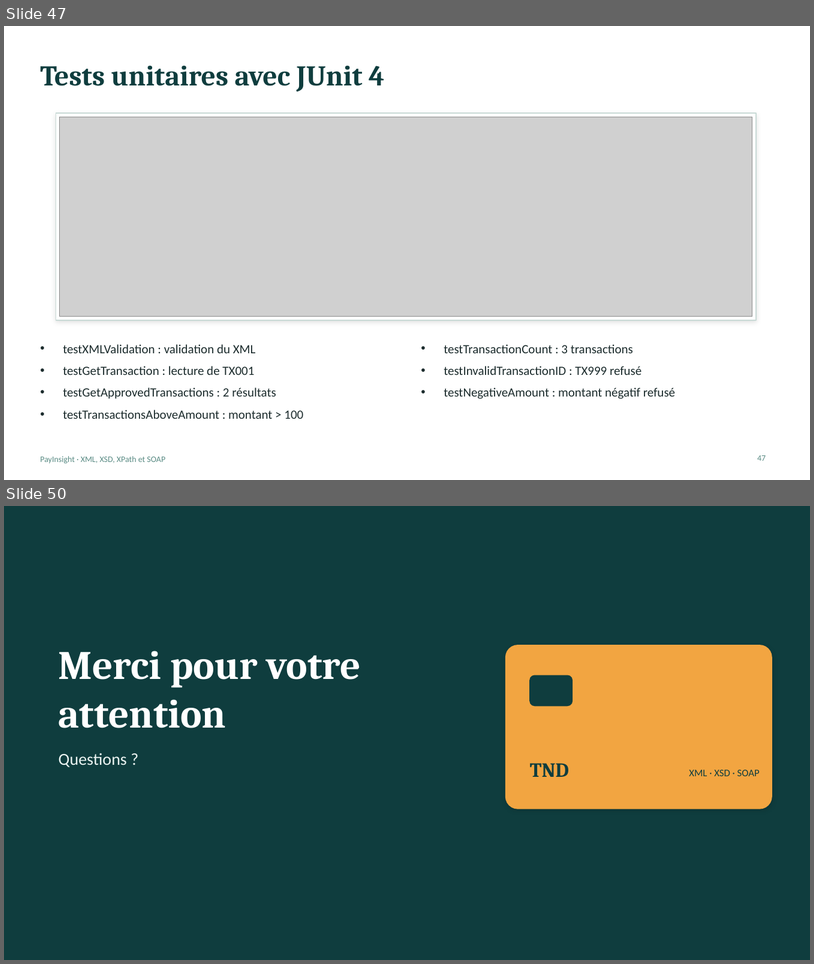
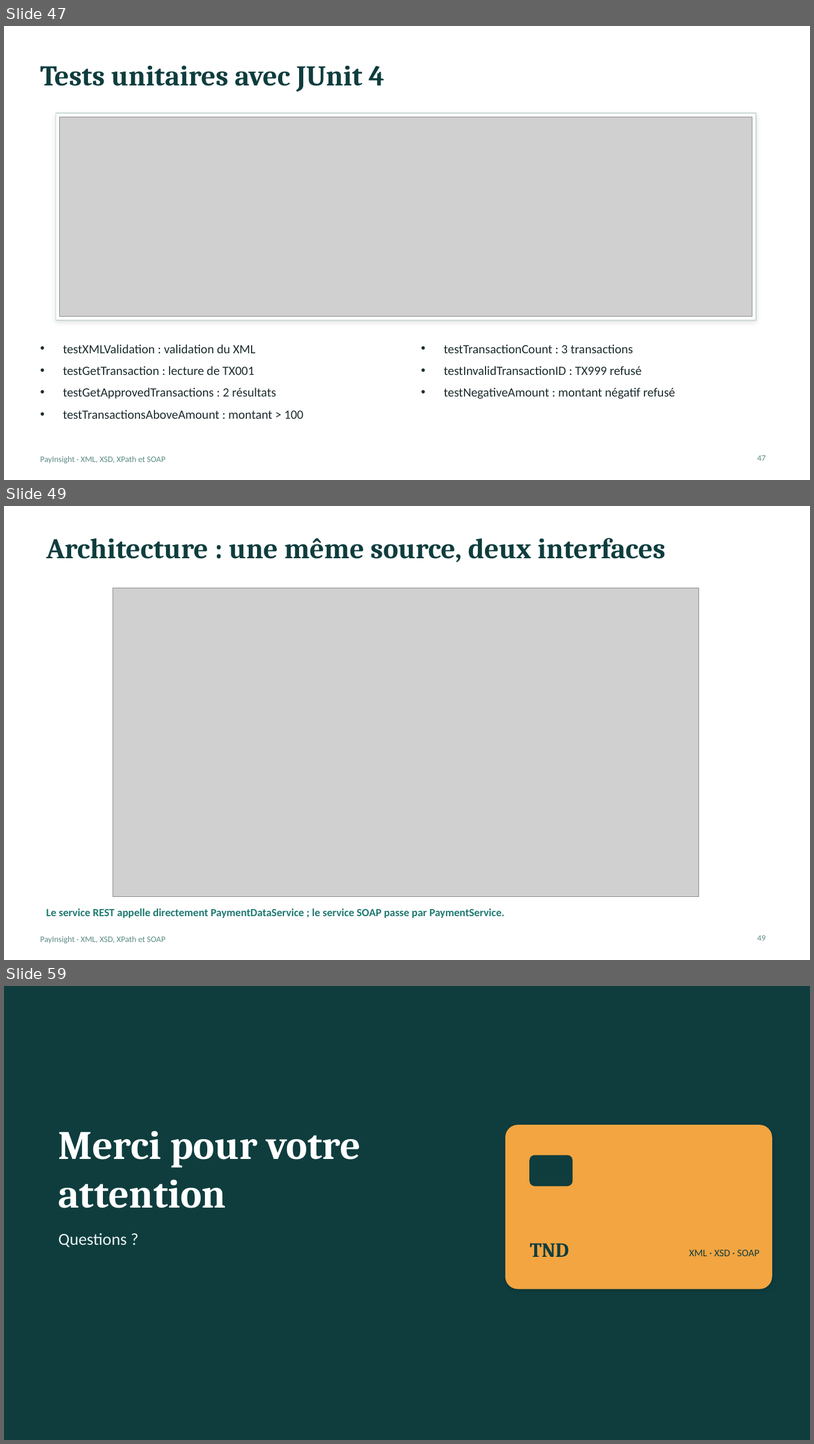
Before and after one commit to bouassidachayma/PayInsight, a slide deck: PayInsight_Presentation.pptx. Shown one above the other, each under a label of ours: slides 47 and 50 before the commit, slides 47, 49 and 59 after it; the slides between them are not shown. The pictures are 814x964 and 814x1444 pixels, drawn with LibreOffice and Linux fonts; fonts in the diff are those of the drawing; grey boxes stand for pictures. Boxes give left, top, right and bottom in pixels: in the first picture for what was removed or moved away, otherwise in the second. Text is boxed around its words. In the diff, an @@ line names an element or a change of style, - is before the commit and + after.

Commit message:
Integrate REST API with Jersey and add input validation

```diff
--- a/PayInsight_Presentation.pptx
+++ b/PayInsight_Presentation.pptx
@@ slide 49 added at (x1=4, y1=506, x2=810, y2=960), background #FFFFFF; not listed: 1 template element that a slide beside it also shows @@
@@ title added at (x1=46, y1=538, x2=666, y2=562), 34 pt, text #0F3D3E, bold @@
+Architecture : une même source, deux interfaces
@@ picture added at (x1=113, y1=588, x2=699, y2=896) @@
@@ text added at (x1=46, y1=908, x2=504, y2=918), 13 pt, text #1F7A72, bold @@
+Le service REST appelle directement PaymentDataService ; le service SOAP passe par PaymentService.
@@ page number added at (x1=758, y1=935, x2=766, y2=940), 10 pt, text #5B8C85 @@
+49
@@ what was slide 50 is now slide 59 @@
```
Also in this commit, not shown: 11 slides changed, 8 other slides added.
